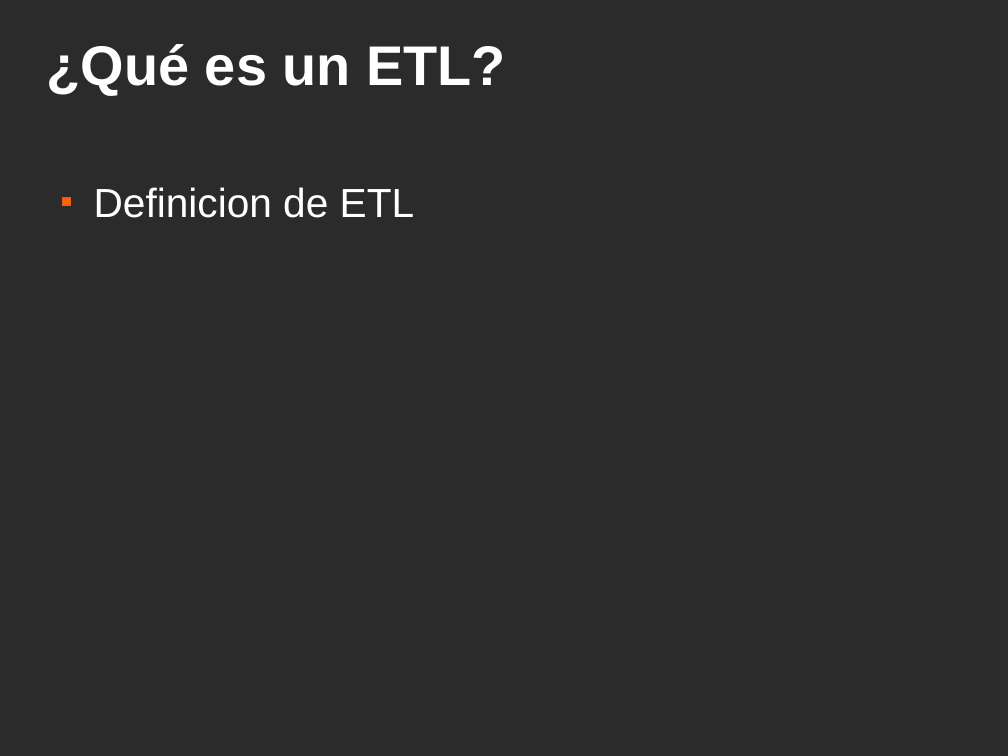
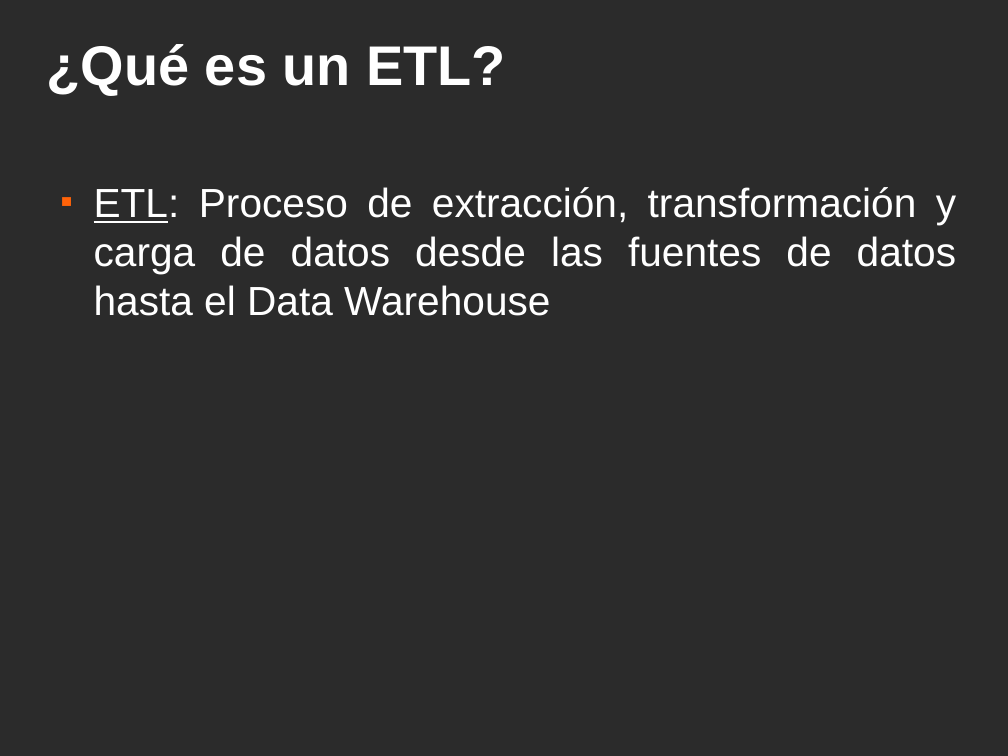
Before and after one commit to ervin45/proyectofinal, a slide deck: slide 14 of doc/material_para_la_catedra/presentacion_final/presentacion_final.odp (slide 13 before the commit). Drawn at 1008x756 pixels with LibreOffice and Linux fonts; fonts in the diff are those of the drawing; background and template pictures are left out; a plain dark background stands for a picture behind light text. Boxes give left, top, right and bottom in pixels: in the first picture for what was removed or moved away, otherwise in the second. Text is boxed around its words. In the diff, an @@ line names an element or a change of style, - is before the commit and + after.

Commit message:
algunas definiciones para la presentacion

```diff
--- a/doc/material_para_la_catedra/presentacion_final/presentacion_final.odp
+++ b/doc/material_para_la_catedra/presentacion_final/presentacion_final.odp
@@ text removed at <box>94,187,414,218</box> @@
-■ Definicion de ETL
@@ text added at <box>94,187,956,316</box>, 32 pt, text #FFFFFF @@
+■ ETL: Proceso de extracción, transformación y carga de datos desde las fuentes de datos hasta el Data Warehouse
```
Also in this commit, not shown: 10 other slides changed, 3 slides added, 2 slides removed.
